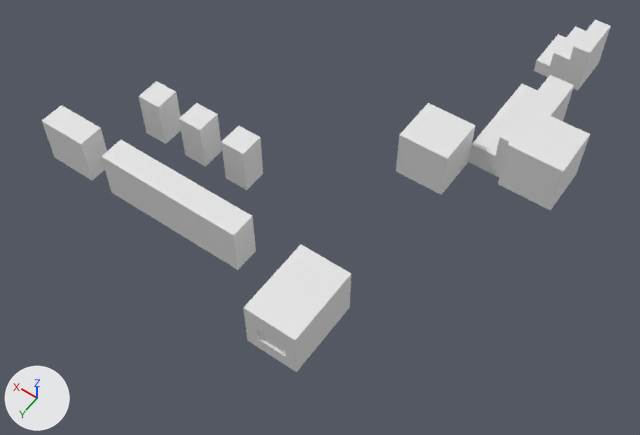
The Blender file Models/models2.blend, before and after one commit.
Both versions are drawn from a 50 mm camera at (-7.5, 24.6, 24.4) aimed at (4.0, 8.5, -1.0). The lights are fixed; the arrows at lower left show +X, +Y and +Z.

The first picture shows 'Stair2', 'Wall1', 'Wall1.001', 'Wall1.002', 'Wall1.005', 'Wall1.006', 'Wall1.007', 'Wall1.008', 'Wall1.009', 'Wall1.010', 'Wall1.011', 'Wall1.012', 'Wall1.013'.
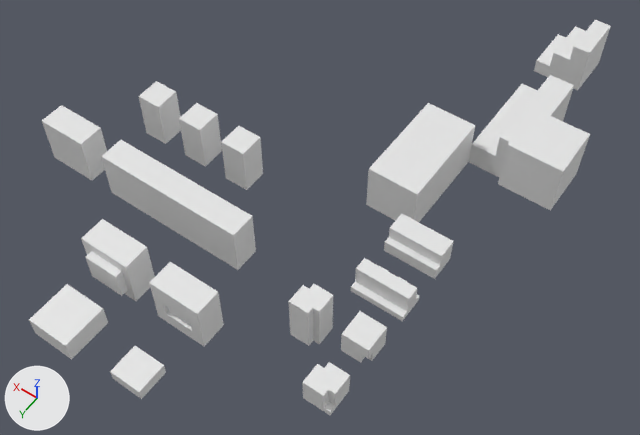
Diff of the bpy script that builds the scene:
```diff
--- a/Models/models2.blend.py
+++ b/Models/models2.blend.py
@@ ob_wall1_009 @@
 ob_wall1_009 = bpy.data.objects.new('Wall1.009', me_cube_003)
-ob_wall1_009.location = (3.0, 12.5, 0.0)
+ob_wall1_009.location = (0.0, 14.5, 0.0)
 ob_wall1_009.scale = (1.0, 0.5, 1.0)
@@ ob_wall1_011 @@
 ob_wall1_011 = bpy.data.objects.new('Wall1.011', me_cube_013)
-ob_wall1_011.location = (2.0, 11.5, 0.0)
+ob_wall1_011.location = (8.0, 14.5, 0.0)
 ob_wall1_011.scale = (1.0, 0.5, 1.0)
@@ ob_wall1_012 @@
 ob_wall1_012 = bpy.data.objects.new('Wall1.012', me_cube_014)
-ob_wall1_012.location = (2.0, 13.5, 0.0)
+ob_wall1_012.location = (5.0, 14.5, 0.0)
 ob_wall1_012.scale = (1.0, 0.5, 1.0)
@@ ob_wall1_018 @@
+ob_wall1_018 = bpy.data.objects.new('Wall1.018', me_cube_023)  # a box spanning x -1.0..-0.52, y -0.573..0.573, z -0.615..0.615; in mat_material_023 (its picture is missing)
+ob_wall1_018.location = (5.0, 17.0, 0.0)
+ob_wall1_018.rotation_euler = (0.0, -1.571, 0.0)  # degrees (0, -90, 0)
@@ ob_wall1_019 @@
+ob_wall1_019 = bpy.data.objects.new('Wall1.019', me_cube_022)  # a box spanning x -1.0..-0.13, y -0.85..0.85, z -0.82..0.82; in mat_material_022 (its picture is missing)
+ob_wall1_019.location = (8.0, 17.0, 0.0)
+ob_wall1_019.rotation_euler = (0.0, -1.571, 0.0)  # degrees (0, -90, 0)
@@ ob_wall1_017 @@
+ob_wall1_017 = bpy.data.objects.new('Wall1.017', me_cube_020)  # a box spanning x -1.0..1.0, y -1.0..1.0, z -1.0..1.0; in mat_material_020 (its picture is missing)
+ob_wall1_017.location = (2.0, 6.0, 0.0)
+ob_wall1_017.rotation_euler = (0.0, -1.571, 0.0)  # degrees (0, -90, 0)
@@ ob_wall1_016 @@
+ob_wall1_016 = bpy.data.objects.new('Wall1.016', me_cube_018)  # 116 vertices, 108 faces, 4 loose edges; spans x -1.0..1.0, y -1.0..1.0, z -1.0..0.0; in mat_material_007 (its picture is missing)
+ob_wall1_016.location = (0.0, 10.5, 1.0)
+ob_wall1_016.scale = (1.0, 0.5, 1.0)
@@ ob_wall1_015 @@
+ob_wall1_015 = bpy.data.objects.new('Wall1.015', me_cube_017)  # 51 vertices, 46 faces, 2 loose edges; spans x -1.0..1.0, y -1.0..1.0, z -1.0..0.0; in mat_material_005 (its picture is missing)
+ob_wall1_015.location = (0.0, 8.5, 1.0)
+ob_wall1_015.scale = (1.0, 0.5, 1.0)
@@ ob_wall1_014 @@
+ob_wall1_014 = bpy.data.objects.new('Wall1.014', me_cube_005)  # 82 vertices, 80 faces; spans x -1.0..0.0, y -1.0..1.0, z 0.0..1.0; in mat_material_015 (its picture is missing)
+ob_wall1_014.location = (0.0, 12.5, 0.0)
+ob_wall1_014.scale = (1.0, 0.5, 1.0)
```

Pixel boxes (x1, y1, x2, y2) of what changed, in the pictures (640 x 435 px):
'Wall1.012', moved
    before: (243, 286, 315, 372)
    after: (149, 262, 224, 346)
'Wall1.011', moved
    before: (282, 244, 351, 327)
    after: (81, 219, 155, 301)
'Wall1.017', added
    after: (366, 135, 447, 222)
'Wall1.019', added
    after: (29, 284, 108, 360)
'Wall1.015', added
    after: (384, 214, 454, 279)
'Wall1.009', moved
    before: (263, 265, 307, 301)
    after: (302, 362, 350, 415)
'Wall1.016', added
    after: (351, 258, 419, 321)
'Wall1.018', added
    after: (110, 346, 166, 399)
'Wall1.014', added
    after: (341, 311, 387, 362)
